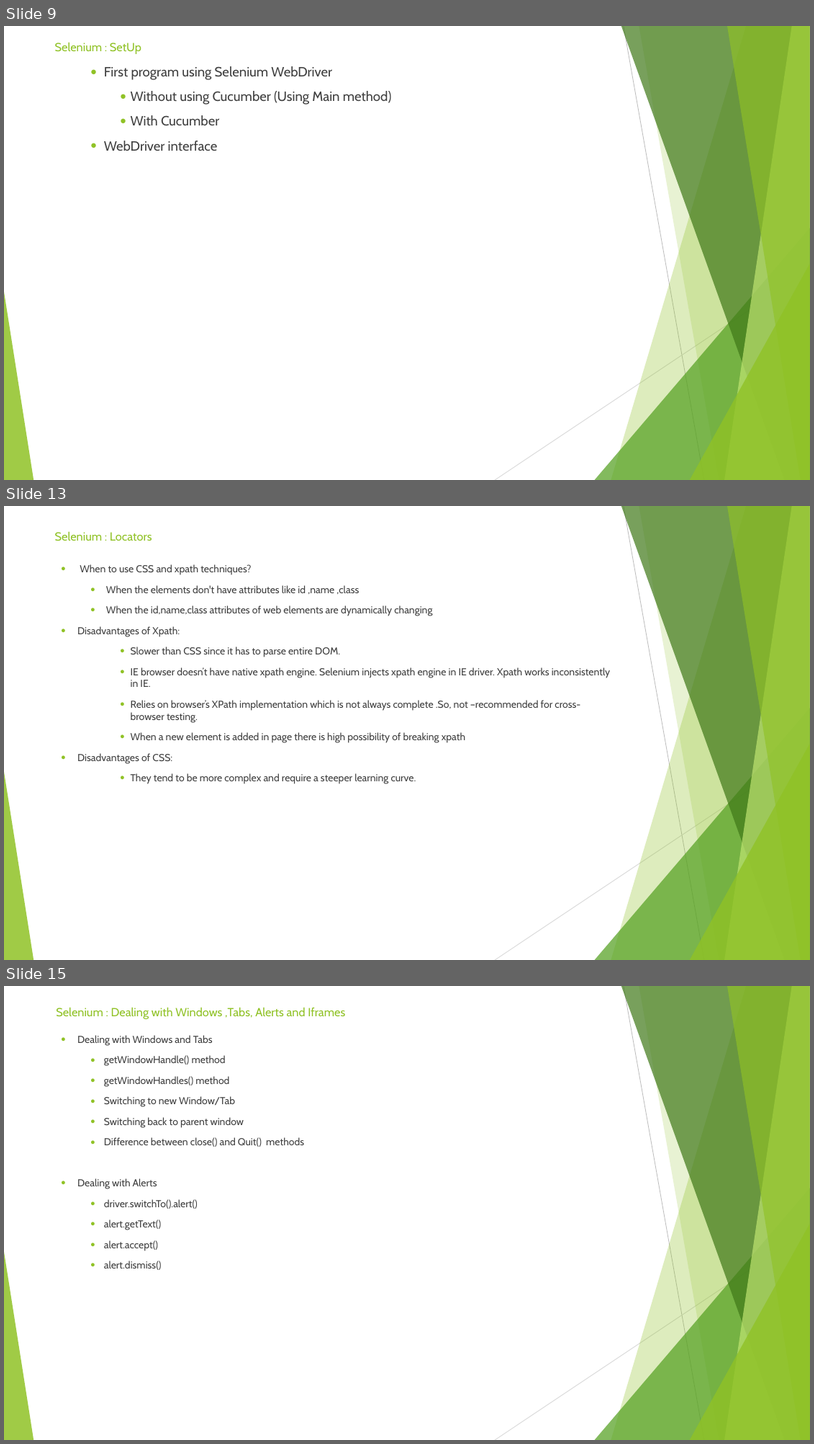
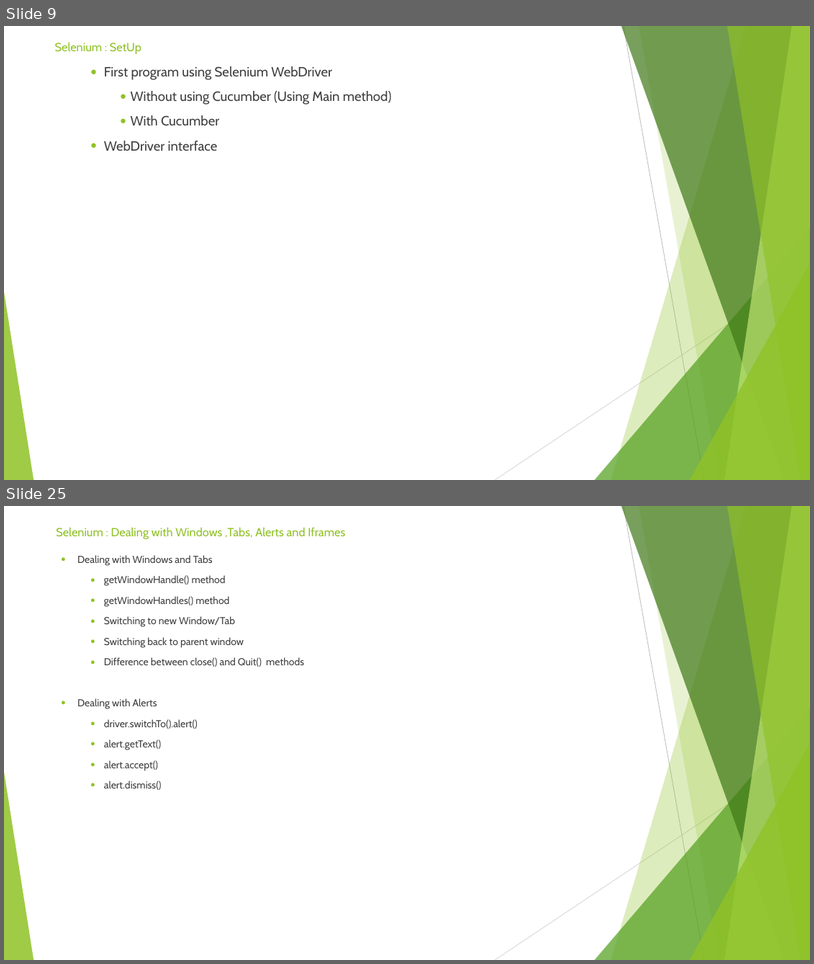
Before and after one commit to sidissir/mk-selenium-training, a slide deck: SeleniumPPT.pptx. Shown one above the other, each under a label of ours: slides 9, 13 and 15 before the commit, slides 9 and 25 after it; the slides between them are not shown. The pictures are 814x1444 and 814x964 pixels, drawn with LibreOffice and Linux fonts; fonts in the diff are those of the drawing. Boxes give left, top, right and bottom in pixels: in the first picture for what was removed or moved away, otherwise in the second. Text is boxed around its words. In the diff, an @@ line names an element or a change of style, - is before the commit and + after.

Commit message:
committing Locators

```diff
--- a/SeleniumPPT.pptx
+++ b/SeleniumPPT.pptx
@@ slide 13 removed at bbox=[4, 506, 810, 960], background #FFFFFF; not listed: 10 template elements that a slide beside it also shows @@
@@ title removed at bbox=[55, 531, 152, 541] @@
-Selenium : Locators
@@ text removed at bbox=[77, 564, 611, 784] @@
-● When to use CSS and xpath techniques?
-  ● When the elements don't have attributes like id ,name ,class
-  ● When the id,name,class attributes of web elements are dynamically changing
-● Disadvantages of Xpath:
-    ● Slower than CSS since it has to parse entire DOM.
-    ● IE browser doesn’t have native xpath engine. Selenium injects xpath engine in IE driver. Xpath works inconsistently in IE.
-    ● Relies on browser’s XPath implementation which is not always complete .So, not –recommended for cross-browser testing.
-    ● When a new element is added in page there is high possibility of breaking xpath
-● Disadvantages of CSS:
-    ● They tend to be more complex and require a steeper learning curve.
@@ what was slide 15 is now slide 25 @@
```
Also in this commit, not shown: 6 slides changed, 11 slides added, 16 other files.
